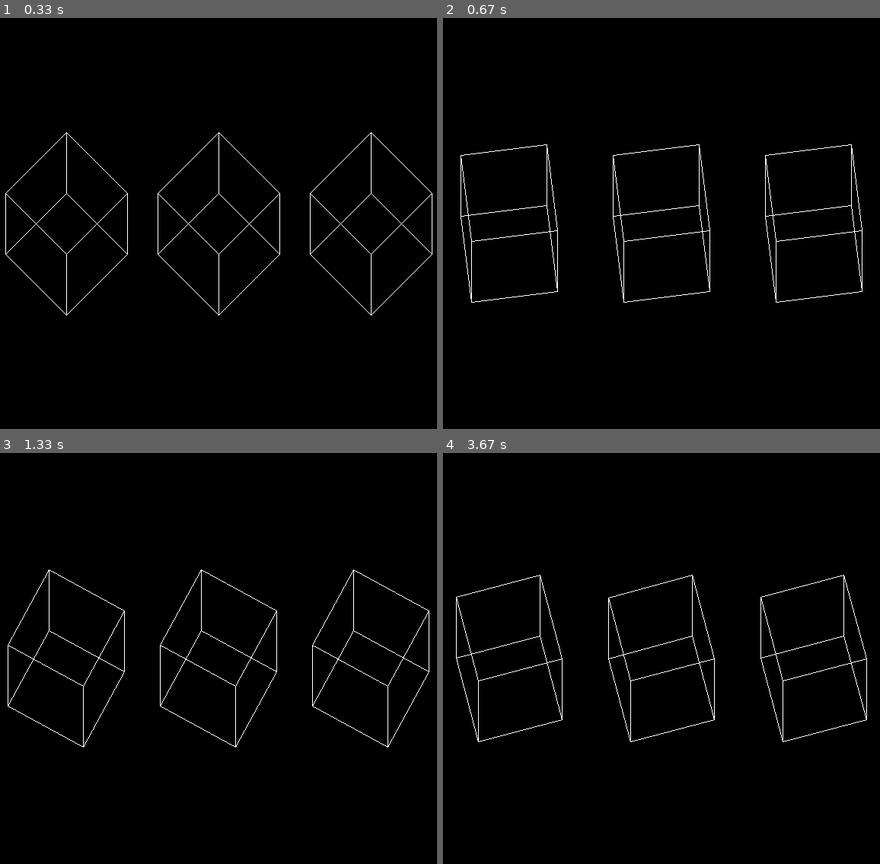
Above: before the commit, frames 1-4 (two rows, left to right).
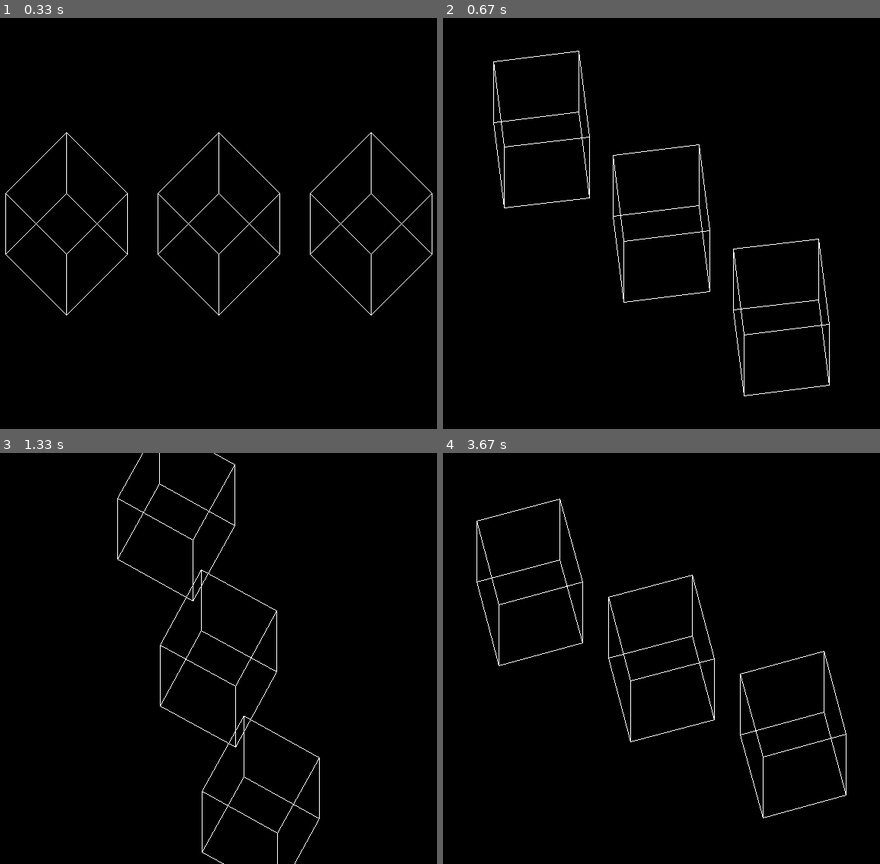
Above: after the commit, the same moments.

Repository: IustinianT/3D-Cube
Game: pygame game, started from Cube 3D (Pygame).py
The game is run twice, just before and just after one commit, with the same random seed, the same clock (stepped at 60 frames per second) and the same inputs.
Inputs:
- Up to frame 1 (0.33 s): no input
- Up to frame 2 (0.67 s): hold Right from 0.33 s (still down)
- Up to frame 3 (1.33 s): release Right at 0.8 s; hold Right from 1.17 s (still down)
- Up to frame 4 (3.67 s): release Right at 1.63 s; hold Left 1.67-2.2 s; hold Left 2.57-2.97 s; hold Right from 3.4 s (still down)

Frame 1 is identical in both runs. In frame 2, 1.5% of the frame differs, in the area x 4-96%, y 7-93%; in frame 3, 1.3%; in frame 4, 1.6%, in the area x 2-98%, y 11-89%.

Commit message:
Cube rotation fixed

Diff:
--- a/Cube 3D (Pygame).py
+++ b/Cube 3D (Pygame).py
@@ -20,7 +20,7 @@
             pygame.draw.line(screen, [255, 255, 255], self.points[i], self.points2[i], 1)
 
     def rotate_horizontally(self, degrees_per_frame):
-        self.center = ((self.points[0][0]+self.points[2][0])/2, (self.points[0][1]+self.points[2][1])/2)
+        #self.center = ((self.points[0][0]+self.points[2][0])/2, (self.points[0][1]+self.points[2][1])/2)
 
         radians = math.pi/180 * degrees_per_frame
         matrix = [(math.cos(radians), -1*math.sin(radians)), (math.sin(radians), math.cos(radians))]
@@ -28,8 +28,8 @@
         for i in range(0, len(self.points)):
             temp_x = self.points[i][0]
             temp_y = self.points[i][1]
-            point_x = self.center[0] + matrix[0][0]*(self.center[0]-self.points[i][0]) + matrix[0][1]*(self.center[1]-self.points[i][1])
-            point_y = self.center[1] + matrix[1][0]*(self.center[0]-self.points[i][0]) + matrix[1][1]*(self.center[1]-self.points[i][1])
+            point_x = self.center[0] + matrix[0][0]*(self.points[i][0]-self.center[0]) + matrix[0][1]*(self.points[i][1]-self.center[1])
+            point_y = self.center[1] + matrix[1][0]*(self.points[i][0]-self.center[0]) + matrix[1][1]*(self.points[i][1]-self.center[1])
             self.points[i] = [point_x, point_y]
 
         self.p5 = [self.points[0][0], self.points[0][1]+self.height]
